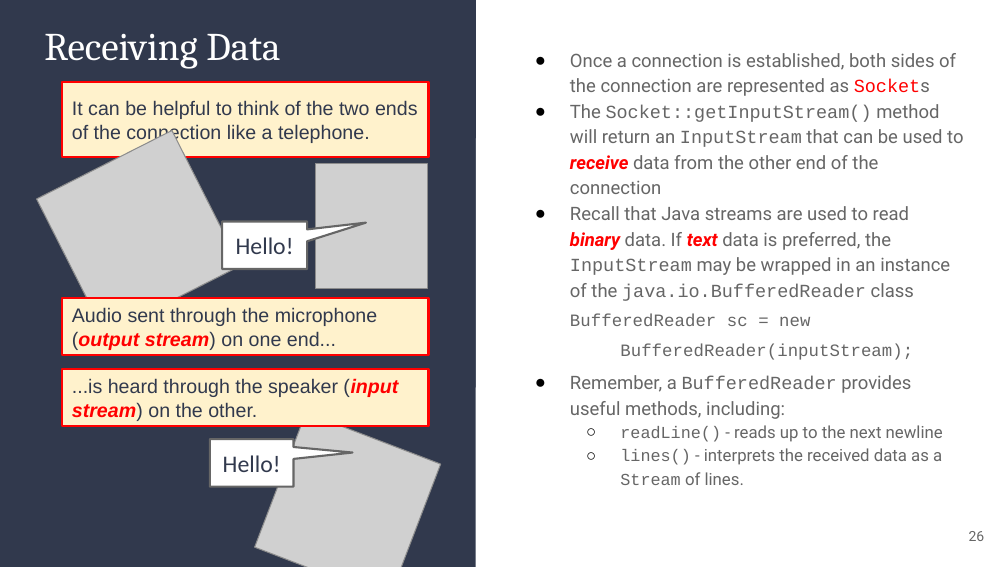
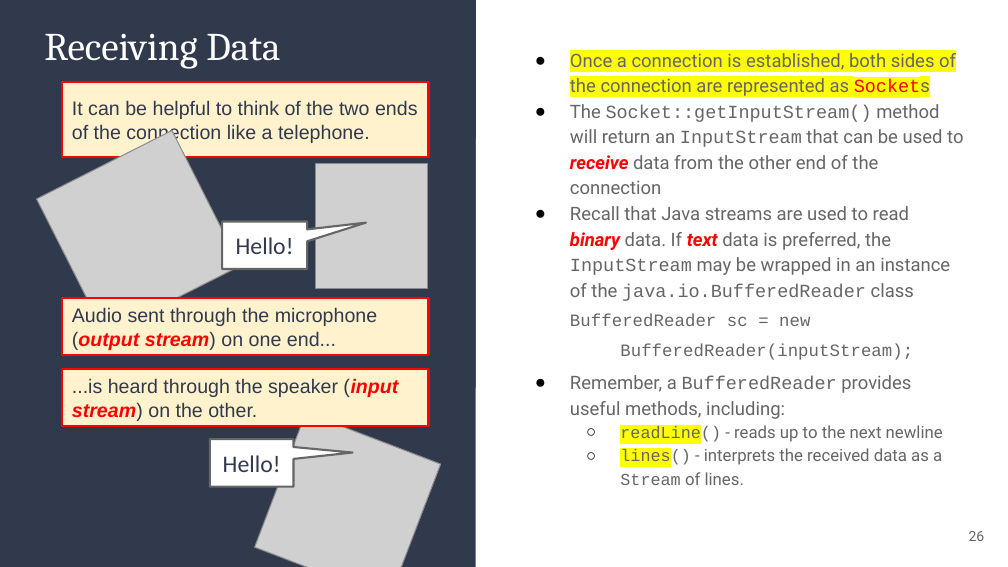
Before and after one commit to alam-tanweer/DailyFolder, a slide deck: slide 26 of CourseContent/Unit 09_ Networking 1/tanweer/09_ Networking I_ta.pptx. Drawn at 1008x567 pixels with LibreOffice and Linux fonts; fonts in the diff are those of the drawing; grey boxes stand for pictures. Boxes give left, top, right and bottom in pixels: in the first picture for what was removed or moved away, otherwise in the second. Text is boxed around its words. In the diff, an @@ line names an element or a change of style, - is before the commit and + after.

```diff
--- a/CourseContent/Unit 09_ Networking 1/tanweer/09_ Networking I_ta.pptx
+++ b/CourseContent/Unit 09_ Networking 1/tanweer/09_ Networking I_ta.pptx
@@ text at box(570, 53, 956, 485): highlight none to #FFFF00 in "Once a connection is established, both sides ...", "readLine()", "lines()" @@
```
Also in this commit, not shown: 6 other slides changed, 17 other files.
